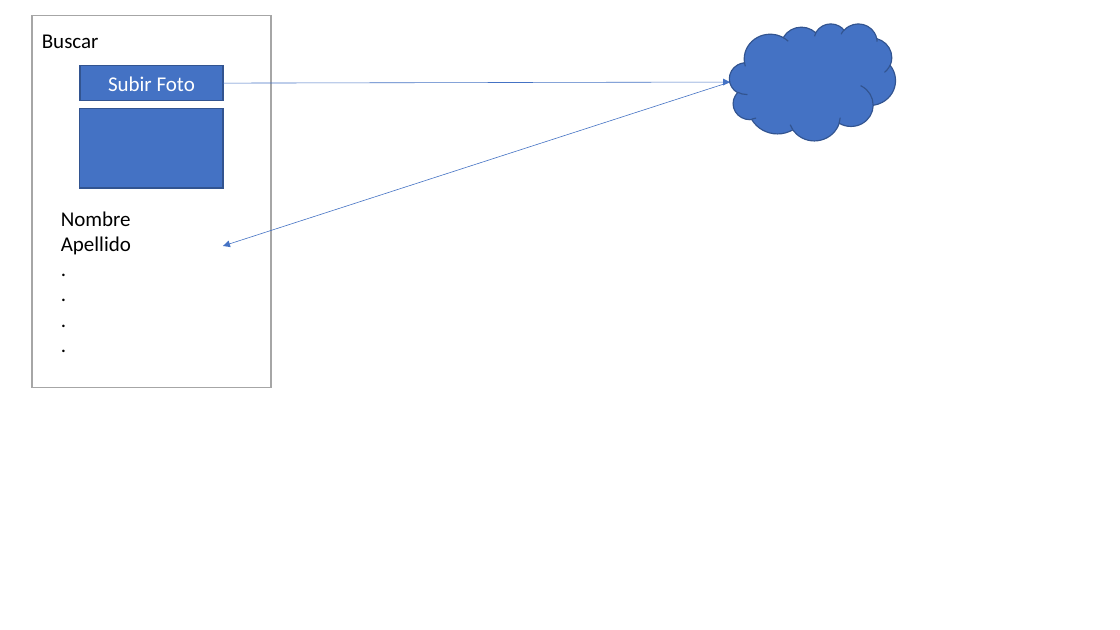
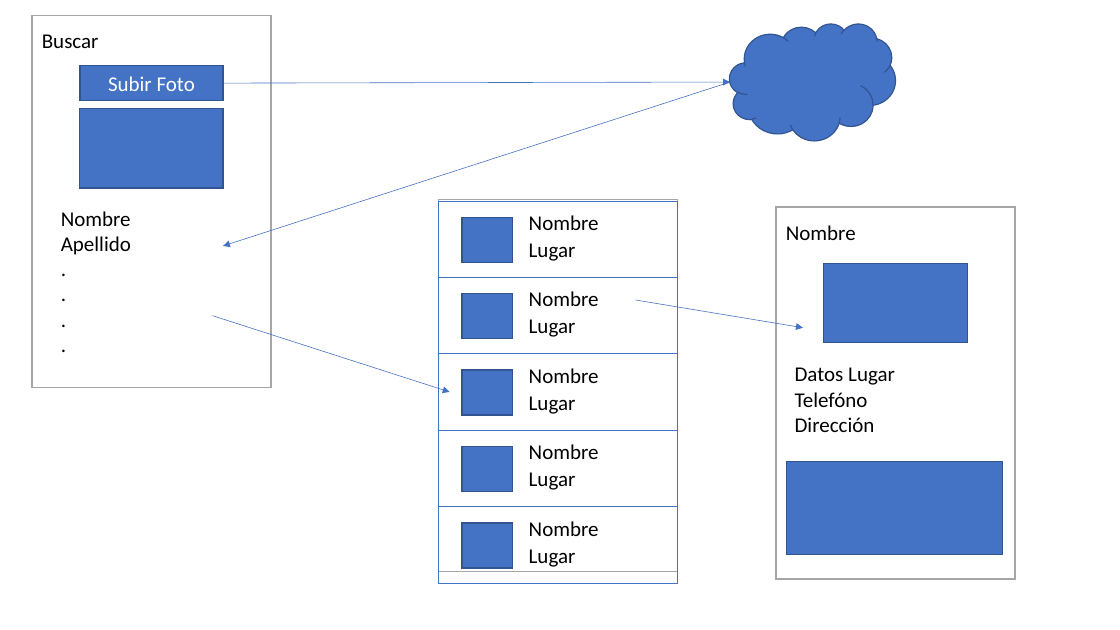
Before and after one commit to robece/cognitive-locator, a slide deck: slide 3 of docs/high-level-architecture.pptx. Drawn at 1120x630 pixels with LibreOffice and Linux fonts; fonts in the diff are those of the drawing. Boxes give left, top, right and bottom in pixels: in the first picture for what was removed or moved away, otherwise in the second. Text is boxed around its words. In the diff, an @@ line names an element or a change of style, - is before the commit and + after.

Commit message:
Added missing screens
Screens for seacrh result and person detail

```diff
--- a/docs/high-level-architecture.pptx
+++ b/docs/high-level-architecture.pptx
@@ rectangle added at (439,199,678,571), outline #A6A6A6 1 pt @@
@@ rectangle added at (439,202,678,278), outline #4472C4 1 pt @@
@@ rectangle added at (776,207,1016,579), outline #A6A6A6 1 pt @@
@@ rectangle added at (462,218,513,263), fill #4472C4, outline #325491 1 pt @@
@@ text added at (529,215,599,230), 18 pt, text #000000 @@
+Nombre
@@ text added at (786,225,856,240), 18 pt, text #000000 @@
+Nombre
@@ text added at (529,243,576,261), 18 pt, text #000000 @@
+Lugar
@@ rectangle added at (824,263,968,342), fill #4472C4, outline #325491 1 pt @@
@@ rectangle added at (439,277,678,354), outline #4472C4 1 pt @@
@@ rectangle added at (462,294,513,339), fill #4472C4, outline #325491 1 pt @@
@@ text added at (529,291,599,306), 18 pt, text #000000 @@
+Nombre
@@ arrow added from (213, 316) to (450, 392), #4472C4 0.5 pt @@
@@ text added at (529,319,576,337), 18 pt, text #000000 @@
+Lugar
@@ arrow added from (635, 300) to (803, 328), #4472C4 0.5 pt @@
@@ rectangle added at (439,354,678,430), outline #4472C4 1 pt @@
@@ rectangle added at (462,370,513,415), fill #4472C4, outline #325491 1 pt @@
@@ text added at (529,368,599,383), 18 pt, text #000000 @@
+Nombre
@@ text added at (795,367,895,432), 18 pt, text #000000 @@
+Datos Lugar
+Telefóno
+Dirección
@@ text added at (529,396,576,414), 18 pt, text #000000 @@
+Lugar
@@ rectangle added at (439,430,678,507), outline #4472C4 1 pt @@
@@ rectangle added at (462,446,513,492), fill #4472C4, outline #325491 1 pt @@
@@ text added at (529,444,599,459), 18 pt, text #000000 @@
+Nombre
@@ text added at (529,472,576,490), 18 pt, text #000000 @@
+Lugar
@@ rectangle added at (786,461,1002,555), fill #4472C4, outline #325491 1 pt @@
@@ rectangle added at (439,507,678,583), outline #4472C4 1 pt @@
@@ rectangle added at (462,523,513,569), fill #4472C4, outline #325491 1 pt @@
@@ text added at (529,521,599,536), 18 pt, text #000000 @@
+Nombre
@@ text added at (529,549,576,567), 18 pt, text #000000 @@
+Lugar
```
